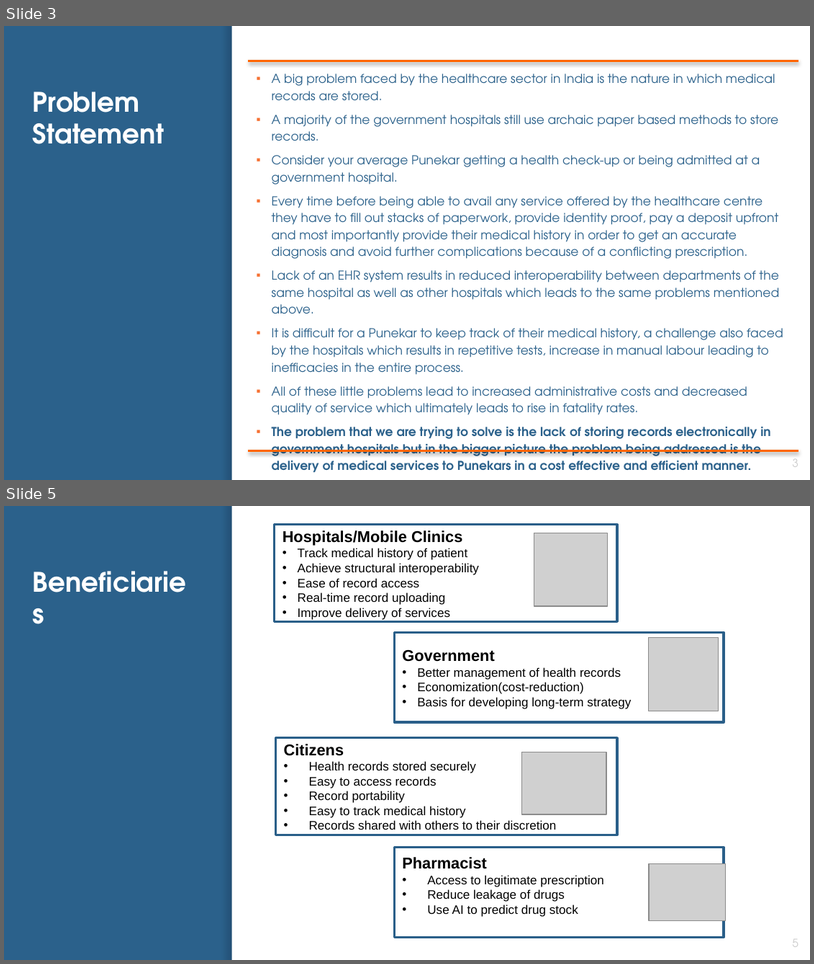
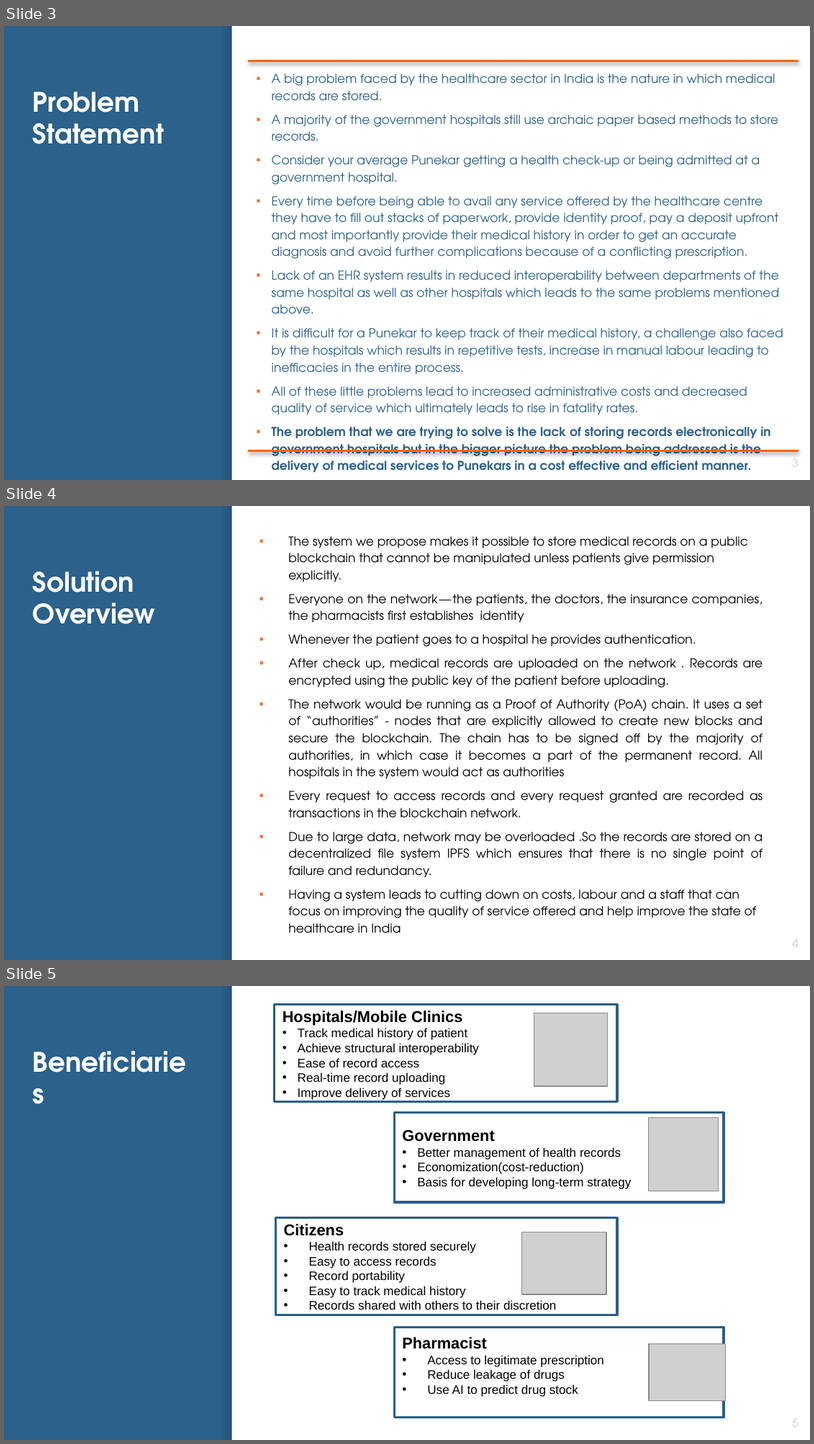
Before and after one commit to ShikharBhatt/NITI, a slide deck: niti aayog.pptx. Shown one above the other, each under a label of ours: slides 3 and 5 before the commit, slides 3, 4 and 5 after it; the slides between them are not shown. The pictures are 814x964 and 814x1444 pixels, drawn with LibreOffice and Linux fonts; fonts in the diff are those of the drawing; grey boxes stand for pictures. Boxes give left, top, right and bottom in pixels: in the first picture for what was removed or moved away, otherwise in the second. Text is boxed around its words. In the diff, an @@ line names an element or a change of style, - is before the commit and + after.

```diff
--- a/niti aayog.pptx
+++ b/niti aayog.pptx
@@ slide 4 added at [4,506,810,960], background #2B618B; not listed: 2 template elements that a slide beside it also shows @@
@@ text added at [288,536,764,918], 11 pt, text #000000 @@
+▪ The system we propose makes it possible to store medical records on a public blockchain that cannot be manipulated unless patients give permission explicitly.
+▪ Everyone on the network — the patients, the doctors, the insurance companies, the pharmacists first establishes identity
+▪ Whenever the patient goes to a hospital he provides authentication.
+▪ After check up, medical records are uploaded on the network . Records are encrypted using the public key of the patient before uploading.
+▪ The network would be running as a Proof of Authority (PoA) chain. It uses a set of “authorities” - nodes that are explicitly allowed to create new blocks and secure the blockchain. The chain has to be signed off by the majority of authorities, in which case it becomes a part of the permanent record. All hospitals in the system would act as authorities
+▪ Every request to access records and every request granted are recorded as transactions in the blockchain network.
+▪ Due to large data, network may be overloaded .So the records are stored on a decentralized file system IPFS which ensures that there is no single point of failure and redundancy.
+▪ Having a system leads to cutting down on costs, labour and a staff that can focus on improving the quality of service offered and help improve the state of healthcare in India
@@ title added at [33,571,155,624], 24 pt, text #FFFFFF, bold @@
+Solution Overview
@@ page number added at [792,939,799,945], 10 pt, text #CCCCCC @@
+4
```
Also in this commit, not shown: 2 other files.
